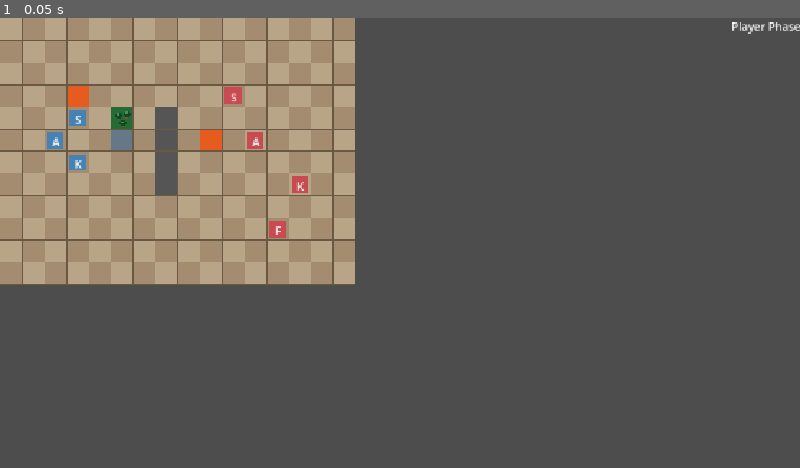
Above: before the commit, frame 1.
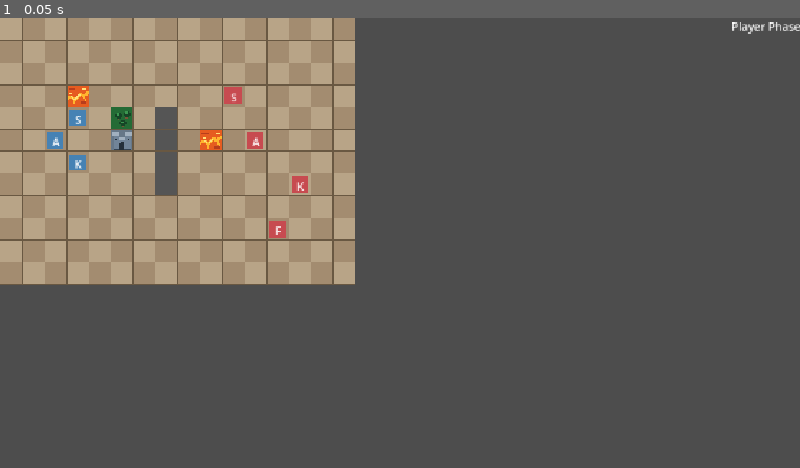
Above: after the commit, the same moment.

Repository: Maxington20/new-game-project
Game: Godot game, scene res://tests/test_encounter_selection.tscn
The game is run twice, just before and just after one commit, with the same random seed, the same clock (stepped at 60 frames per second) and the same inputs. The project has no main scene, so this scene is started directly.
Inputs:
- Up to frame 1 (0.05 s): no input

The runs differ from the first frame. In frame 1, 0.1% of the frame differs, in the area x 8-28%, y 15-30%.

Commit message:
Added fort and lava terrain artwork and combat scenery

Diff:
--- a/scenes/battle_animation_overlay.gd
+++ b/scenes/battle_animation_overlay.gd
@@ -848,6 +848,7 @@
 	background.add_child(terrain_scenery)
 
 
+
 func update_terrain_scenery() -> void:
 	for child in terrain_scenery.get_children():
 		child.queue_free()
@@ -866,12 +867,26 @@
 	)
 
 	if enemy_terrain != null:
-		if enemy_terrain.terrain_type == TerrainResource.TerrainType.FOREST:
-			add_forest_scenery(Vector2(half_width * 0.5, size.y * 0.52))
+		match enemy_terrain.terrain_type:
+			TerrainResource.TerrainType.FOREST:
+				add_forest_scenery(Vector2(half_width * 0.5, size.y * 0.52))
+
+			TerrainResource.TerrainType.FORT:
+				add_fort_scenery(0.0, half_width)
+
+			TerrainResource.TerrainType.LAVA:
+				add_lava_scenery(0.0, half_width)
 
 	if player_terrain != null:
-		if player_terrain.terrain_type == TerrainResource.TerrainType.FOREST:
-			add_forest_scenery(Vector2(half_width * 1.5, size.y * 0.52))
+		match player_terrain.terrain_type:
+			TerrainResource.TerrainType.FOREST:
+				add_forest_scenery(Vector2(half_width * 1.5, size.y * 0.52))
+
+			TerrainResource.TerrainType.FORT:
+				add_fort_scenery(half_width, half_width)
+
+			TerrainResource.TerrainType.LAVA:
+				add_lava_scenery(half_width, half_width)
 
 
 
@@ -916,3 +931,103 @@
 		trunk.position = Vector2(12, tree_height - 25.0)
 		trunk.mouse_filter = Control.MOUSE_FILTER_IGNORE
 		tree.add_child(trunk)
+
+
+
+func add_fort_scenery(start_x: float, section_width: float) -> void:
+	var ground_y: float = size.y / 2.0 + 80.0
+	var wall_height: float = 125.0
+	var wall_top: float = ground_y - wall_height
+
+	# Main stone wall.
+	var wall := ColorRect.new()
+	wall.color = Color("#4c5865")
+	wall.position = Vector2(start_x, wall_top)
+	wall.size = Vector2(section_width, wall_height)
+	wall.mouse_filter = Control.MOUSE_FILTER_IGNORE
+	terrain_scenery.add_child(wall)
+
+	# Stone blocks along the top of the wall.
+	var block_width: float = 42.0
+	var block_gap: float = 22.0
+	var block_count: int = floori(section_width / (block_width + block_gap))
+
+	for i in range(block_count):
+		var battlement := ColorRect.new()
+		battlement.color = Color("#788797")
+		battlement.position = Vector2(
+			start_x + i * (block_width + block_gap) + 10.0,
+			wall_top - 24.0
+		)
+		battlement.size = Vector2(block_width, 24)
+		battlement.mouse_filter = Control.MOUSE_FILTER_IGNORE
+		terrain_scenery.add_child(battlement)
+
+	# Horizontal mortar lines.
+	for row in range(1, 4):
+		var mortar := ColorRect.new()
+		mortar.color = Color("#35404c")
+		mortar.position = Vector2(
+			start_x,
+			wall_top + row * 30.0
+		)
+		mortar.size = Vector2(section_width, 3)
+		mortar.mouse_filter = Control.MOUSE_FILTER_IGNORE
+		terrain_scenery.add_child(mortar)
+
+
+
+func add_lava_scenery(start_x: float, section_width: float) -> void:
+	var ground_y: float = size.y / 2.0 + 80.0
+
+	# Dark volcanic mountains in the background.
+	var mountain_color := Color("#42383e")
+
+	for i in range(4):
+		var mountain := Polygon2D.new()
+
+		var mountain_x: float = start_x + section_width * (float(i) + 0.5) / 4.0
+		var mountain_width: float = section_width / 3.0
+		var mountain_height: float = 90.0 + float(i % 2) * 35.0
+
+		mountain.polygon = PackedVector2Array([
+			Vector2(mountain_x - mountain_width / 2.0, ground_y),
+			Vector2(mountain_x, ground_y - mountain_height),
+			Vector2(mountain_x + mountain_width / 2.0, ground_y)
+		])
+
+		mountain.color = mountain_color
+		terrain_scenery.add_child(mountain)
+
+	# Glowing lava pools along the ground.
+	var pool_positions: Array[float] = [0.12, 0.42, 0.75]
+
+	for fraction in pool_positions:
+		var pool := ColorRect.new()
+		pool.color = Color("#ff6b22")
+		pool.position = Vector2(
+			start_x + section_width * fraction,
+			ground_y + 18.0
+		)
+		pool.size = Vector2(75, 14)
+		pool.mouse_filter = Control.MOUSE_FILTER_IGNORE
+		terrain_scenery.add_child(pool)
+
+		var glow := ColorRect.new()
+		glow.color = Color("#ffb347")
+		glow.position = Vector2(8, 3)
+		glow.size = Vector2(48, 5)
+		glow.mouse_filter = Control.MOUSE_FILTER_IGNORE
+		pool.add_child(glow)
+
+	# Small volcanic rocks near the ground.
+	for i in range(5):
+		var rock := ColorRect.new()
+		rock.color = Color("#302c32")
+		rock.size = Vector2(20 + (i % 3) * 8, 12 + (i % 2) * 6)
+		rock.position = Vector2(
+			start_x + 25.0 + i * (section_width - 50.0) / 5.0,
+			ground_y - rock.size.y
+		)
+		rock.mouse_filter = Control.MOUSE_FILTER_IGNORE
+		terrain_scenery.add_child(rock)
--- a/scenes/grid.gd
+++ b/scenes/grid.gd
@@ -64,8 +64,15 @@
 
 			# Draw terrain decorations.
 			if terrain != null and not blocked_cells.has(cell):
-				if terrain.terrain_type == TerrainResource.TerrainType.FOREST:
-					draw_forest_tile(rect.position)
+				match terrain.terrain_type:
+					TerrainResource.TerrainType.FOREST:
+						draw_forest_tile(rect.position)
+
+					TerrainResource.TerrainType.FORT:
+						draw_fort_tile(rect.position)
+
+					TerrainResource.TerrainType.LAVA:
+						draw_lava_tile(rect.position)
 
 			# Draw normal grid lines.
 			draw_rect(rect, color_lines, false, 1.0)
@@ -402,3 +409,138 @@
 		return 1
 
 	return terrain.movement_cost
+
+
+
+
+func draw_fort_tile(tile_position: Vector2) -> void:
+	var stone_dark := Color("#354454")
+	var stone_mid := Color("#718498")
+	var stone_light := Color("#a1b0bf")
+	var gate_color := Color("#25303b")
+
+	# Castle foundation.
+	draw_rect(
+		Rect2(tile_position + Vector2(3, 13), Vector2(26, 17)),
+		stone_dark
+	)
+
+	# Main castle wall.
+	draw_rect(
+		Rect2(tile_position + Vector2(5, 15), Vector2(22, 13)),
+		stone_mid
+	)
+
+	# Left tower.
+	draw_rect(
+		Rect2(tile_position + Vector2(3, 7), Vector2(8, 21)),
+		stone_mid
+	)
+
+	# Right tower.
+	draw_rect(
+		Rect2(tile_position + Vector2(21, 7), Vector2(8, 21)),
+		stone_mid
+	)
+
+	# Tower battlements.
+	for x in [2, 7, 21, 26]:
+		draw_rect(
+			Rect2(tile_position + Vector2(x, 4), Vector2(5, 5)),
+			stone_light
+		)
+
+	# Central wall battlements.
+	for x in [12, 17]:
+		draw_rect(
+			Rect2(tile_position + Vector2(x, 11), Vector2(4, 5)),
+			stone_light
+		)
+
+	# Castle gate.
+	draw_rect(
+		Rect2(tile_position + Vector2(13, 21), Vector2(6, 9)),
+		gate_color
+	)
+
+	# Gate arch.
+	draw_rect(
+		Rect2(tile_position + Vector2(14, 19), Vector2(4, 3)),
+		gate_color
+	)
+
+	# Small tower windows.
+	draw_rect(
+		Rect2(tile_position + Vector2(6, 13), Vector2(2, 4)),
+		gate_color
+	)
+
+	draw_rect(
+		Rect2(tile_position + Vector2(24, 13), Vector2(2, 4)),
+		gate_color
+	)
+
+
+
+func draw_lava_tile(tile_position: Vector2) -> void:
+	var lava_dark := Color("#b83d1c")
+	var lava_bright := Color("#ffb52e")
+	var lava_hot := Color("#ffe27a")
+
+	# Subtle darker currents within the molten surface.
+	draw_rect(
+		Rect2(tile_position + Vector2(3, 5), Vector2(9, 3)),
+		lava_dark
+	)
+
+	draw_rect(
+		Rect2(tile_position + Vector2(20, 25), Vector2(8, 3)),
+		lava_dark
+	)
+
+	# Main flowing lava channel.
+	var main_flow := PackedVector2Array([
+		tile_position + Vector2(0, 20),
+		tile_position + Vector2(6, 17),
+		tile_position + Vector2(12, 21),
+		tile_position + Vector2(19, 14),
+		tile_position + Vector2(25, 16),
+		tile_position + Vector2(32, 10)
+	])
+
+	draw_polyline(main_flow, lava_bright, 4.0, false)
+
+	# Bright inner highlights.
+	var hot_flow := PackedVector2Array([
+		tile_position + Vector2(6, 17),
+		tile_position + Vector2(12, 21),
+		tile_position + Vector2(19, 14)
+	])
+
+	draw_polyline(hot_flow, lava_hot, 2.0, false)
+
+	# Smaller branching streams.
+	draw_line(
+		tile_position + Vector2(12, 21),
+		tile_position + Vector2(10, 29),
+		lava_bright,
+		2.0
+	)
+
+	draw_line(
+		tile_position + Vector2(25, 16),
+		tile_position + Vector2(28, 24),
+		lava_bright,
+		2.0
+	)
+
+	# Small molten highlights.
+	draw_rect(
+		Rect2(tile_position + Vector2(4, 11), Vector2(4, 2)),
+		lava_hot
+	)
+
+	draw_rect(
+		Rect2(tile_position + Vector2(23, 5), Vector2(5, 2)),
+		lava_hot
+	)
